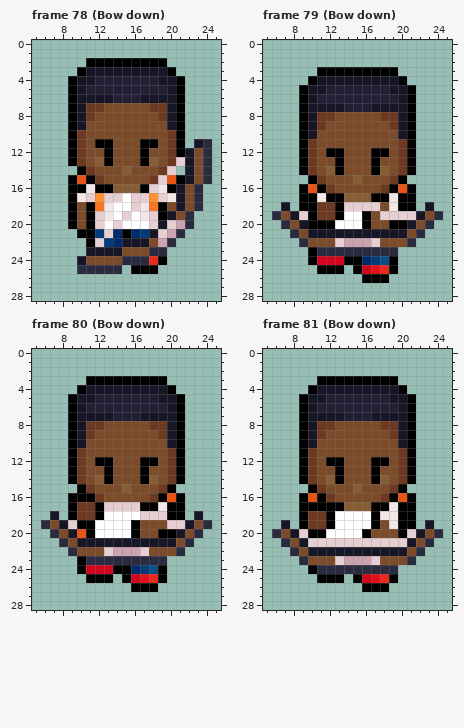
A pixel-art file gets an edit: aseprite/Hero.aseprite. The picture above was drawn from the file before the commit.
31x32 pixels, 85 frames. Shown: frame 78 (Bow down): x 5..25, y 0..28; frame 79 (Bow down): x 5..25, y 0..28; frame 80 (Bow down): x 5..25, y 0..28; frame 81 (Bow down): x 5..25, y 0..28. The commit also changed other frames, which this record leaves out.
After the commit:
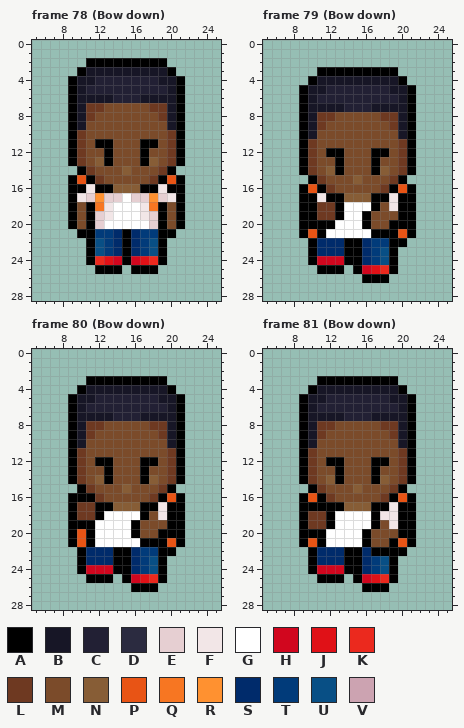
Palette (. is transparent): A #000000  B #171626  C #222034  D #2b2b40  E #e6cfd2  F #f2e6e7  G #ffffff  H #d1061e  J #e01117  K #eb291e  L #6e3921  M #7b4b2a  N #875d36  P #e85415  Q #f77622  R #ff9130  S #002b6b  T #013b7a  U #084f85  V #cca3b1
Commit message: Salvando imagem do hero.png com animação do arco
Edits made:
layer "Layer 1" removed
Changed rows in their new state; - is an unchanged pixel.
Frame 78 (Bow down):
first column x 10:
11 -------------..
12 ------------...
13 -----------A...
14 ----------A-...
15 ---------A--...
16 --------A--A..-
17 -----------A..-
18 ------G----A..-
19 -----G----MA.--
20 ----G----AMA.--
21 ---T----TAA.---
22 --U--ASTUA.----
23 -AUTSASTUA-----
24 .AKJHAHJ-------
25 ..AAA----------
Frame 79 (Bow down):
first column x 6:
18 -.------GGGA-----.-
19 ...A--------MMAA...
20 -..A-----------A..-
21 --.APAGGGGGAAAPA.--
22 ---.ASSSAASTTAA.---
23 -----SSSAASTUA-----
Frame 80 (Bow down):
first column x 6:
17 -------ANNN--------
18 -.---------AMF---.-
19 ...A----------AA...
20 -..A-----------A..-
21 --.APAGGGGGAAAPA.--
22 ---.ASSSAASTTAA.---
23 -----SSSAASTUA-----
Frame 81 (Bow down):
first column x 6:
19 -.---------------.-
20 ...A-----------A...
21 -..APAGGGGAMMAPA..-
22 --..ASSSAASAAAA..--
23 ---.ASSSAASTUA..---
24 -----HHHAASTUA-----
